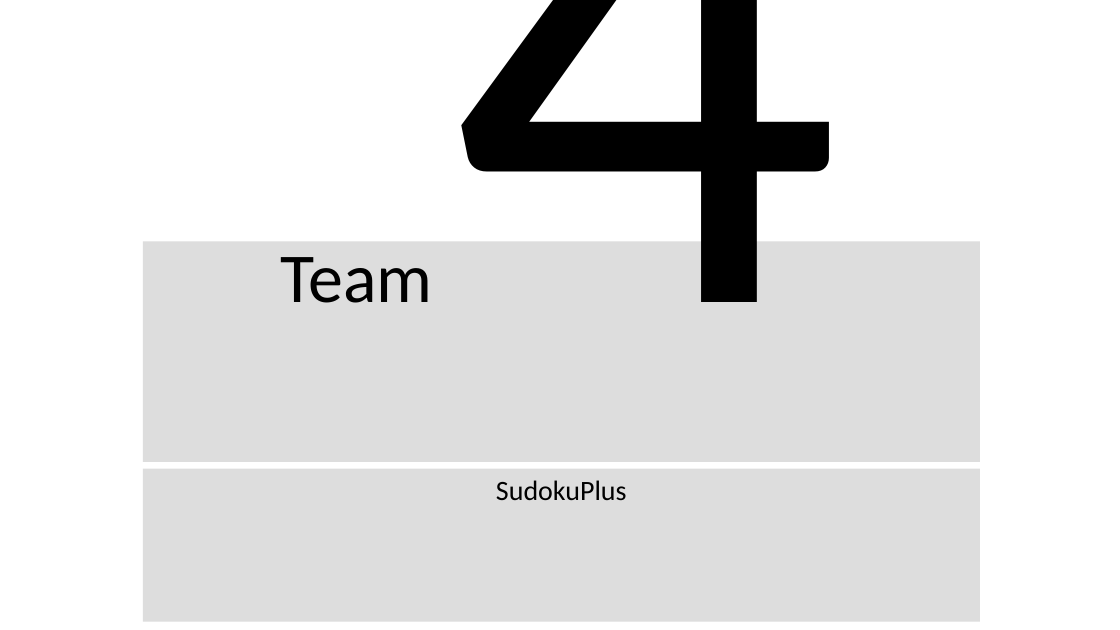
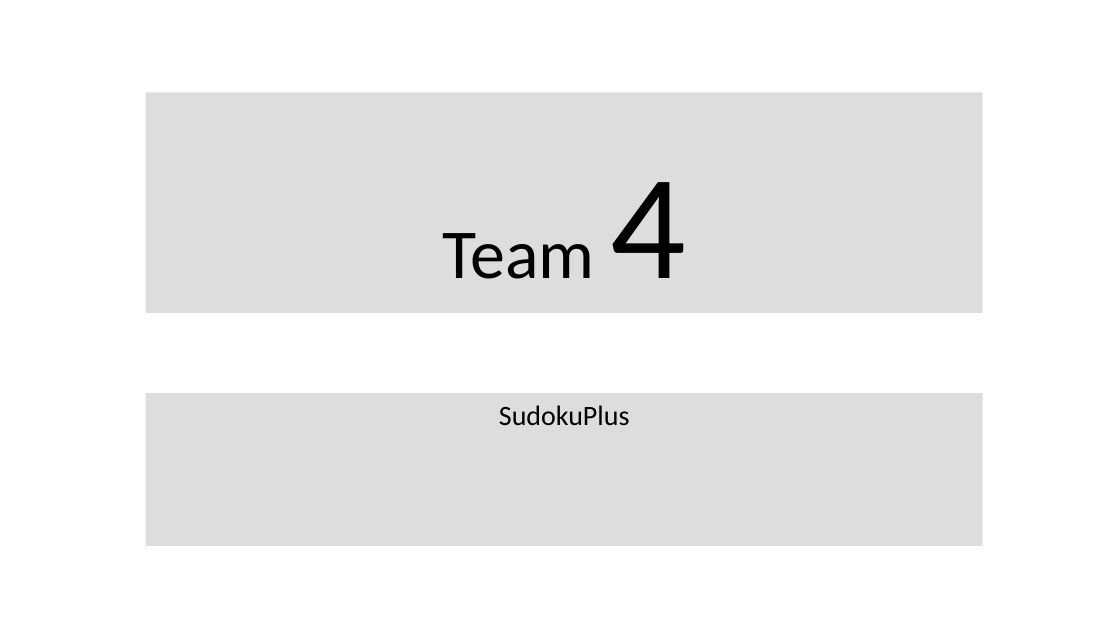
Before and after one commit to mldeanha/Team-4-Project, a slide deck: slide 1 of Project Assets/Team Shi Final Presentation.pptx. Drawn at 1120x630 pixels with LibreOffice and Linux fonts; fonts in the diff are those of the drawing. Boxes give left, top, right and bottom in pixels: in the first picture for what was removed or moved away, otherwise in the second. Text is boxed around its words. In the diff, an @@ line names an element or a change of style, - is before the commit and + after.

```diff
--- a/Project Assets/Team Shi Final Presentation.pptx
+++ b/Project Assets/Team Shi Final Presentation.pptx
@@ rectangle "Team 4": place and size @@
-rectangle "Team 4" at <box>143,241,980,462</box>
+rectangle "Team 4" at <box>146,92,983,313</box>
@@ rectangle "Team 4" at <box>146,92,983,313</box>: size 666 to 128 pt in "4" @@
@@ rectangle "SudokuPlus": place and size @@
-rectangle "SudokuPlus" at <box>143,469,980,622</box>
+rectangle "SudokuPlus" at <box>146,393,983,546</box>
```
Also in this commit, not shown: 1 other slide changed.
